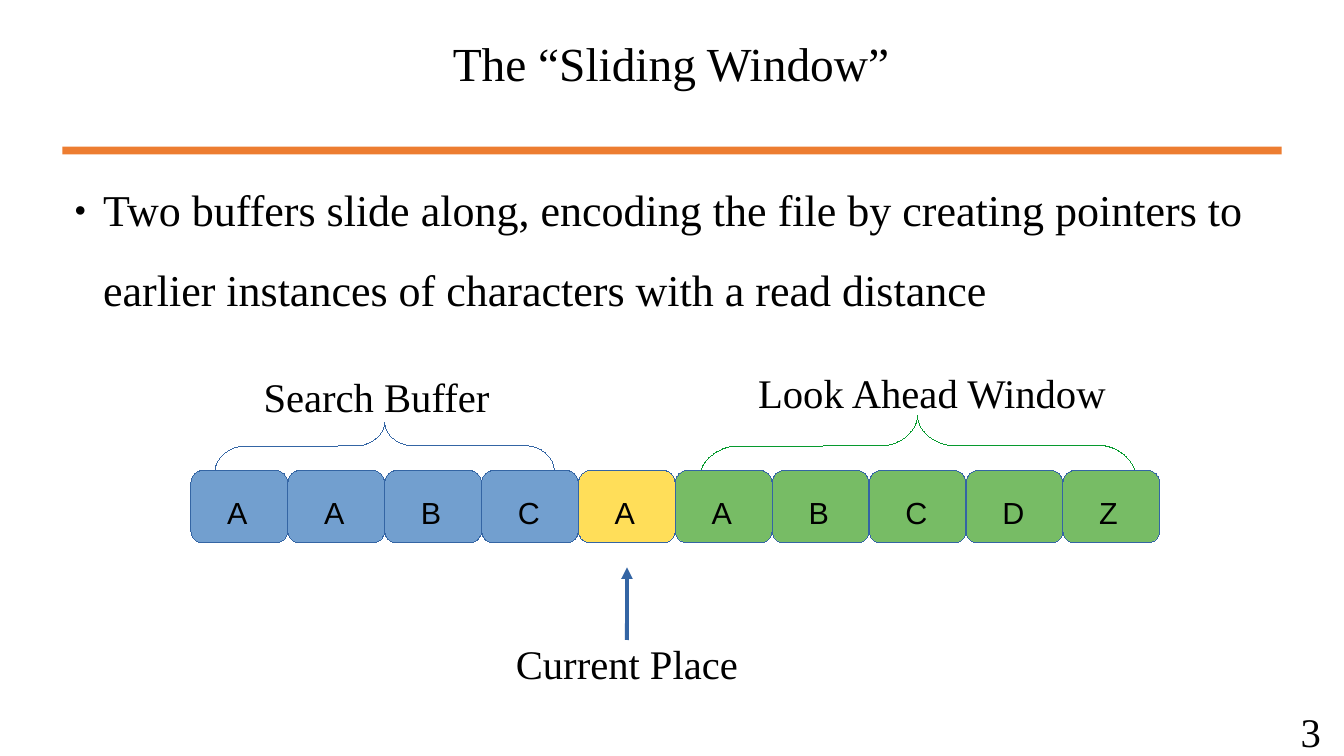
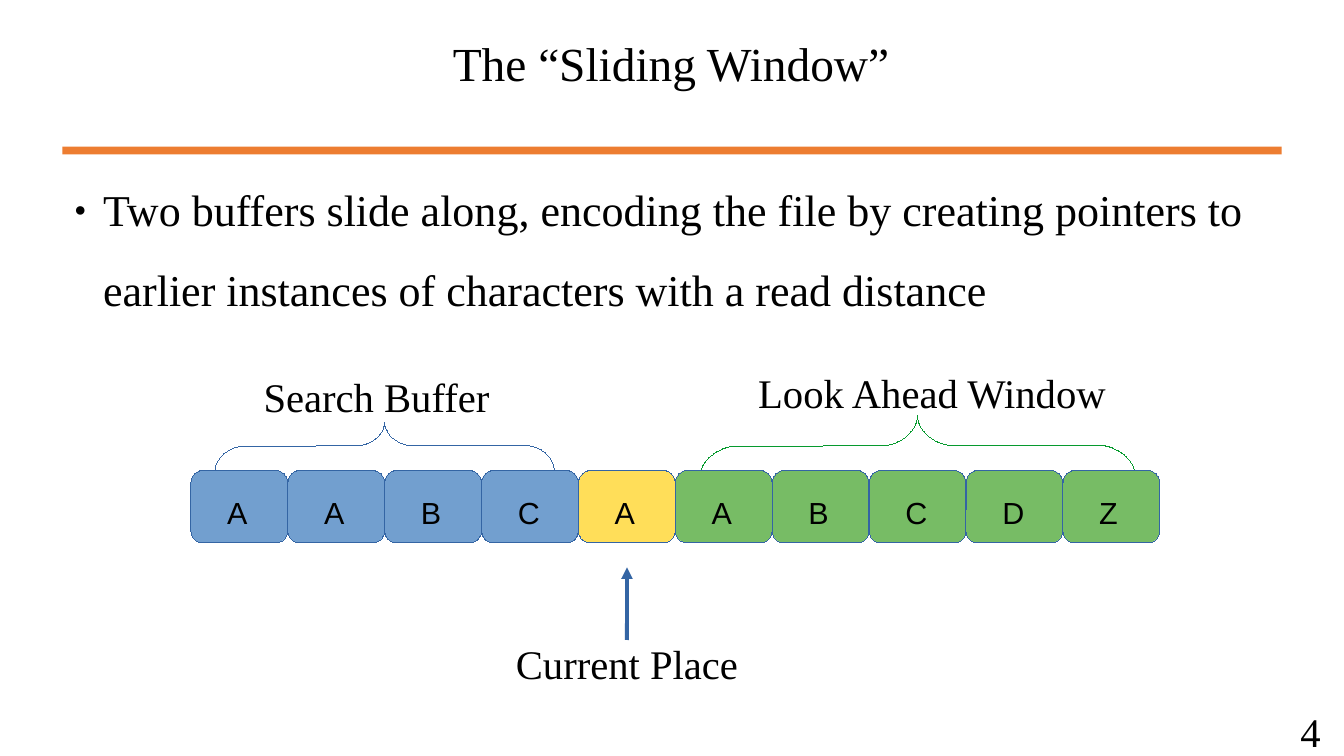
Before and after one commit to wbuz24/undergrad-repo, a slide deck: slide 5 of S24/cs494/notes/LZ77.pptx (slide 4 before the commit). Drawn at 1344x756 pixels with LibreOffice and Linux fonts; fonts in the diff are those of the drawing. Boxes give left, top, right and bottom in pixels: in the first picture for what was removed or moved away, otherwise in the second. Text is boxed around its words. In the diff, an @@ line names an element or a change of style, - is before the commit and + after.

```diff
--- a/S24/cs494/notes/LZ77.pptx
+++ b/S24/cs494/notes/LZ77.pptx
@@ text at bbox=[1300, 720, 1320, 747]: text changed @@
-3
+4
```
Also in this commit, not shown: 3 other slides changed, 3 slides added, 1 other file.
